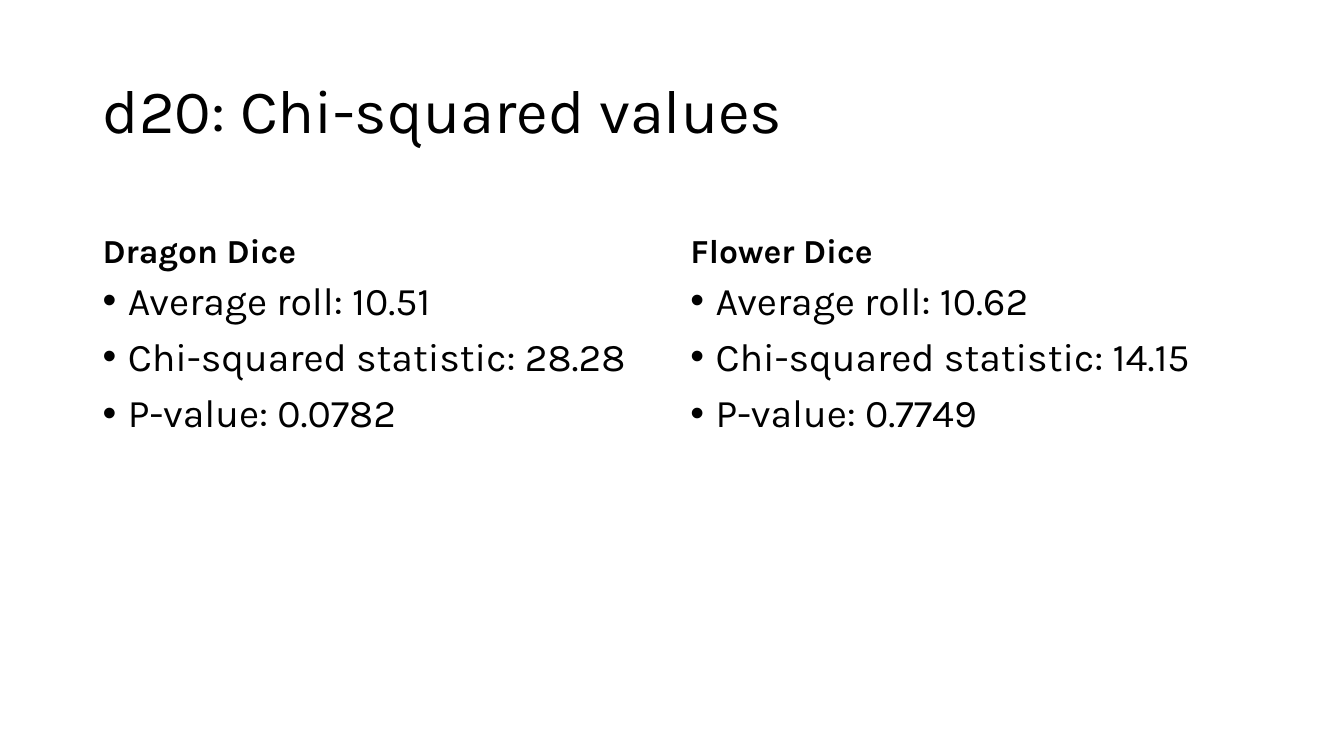
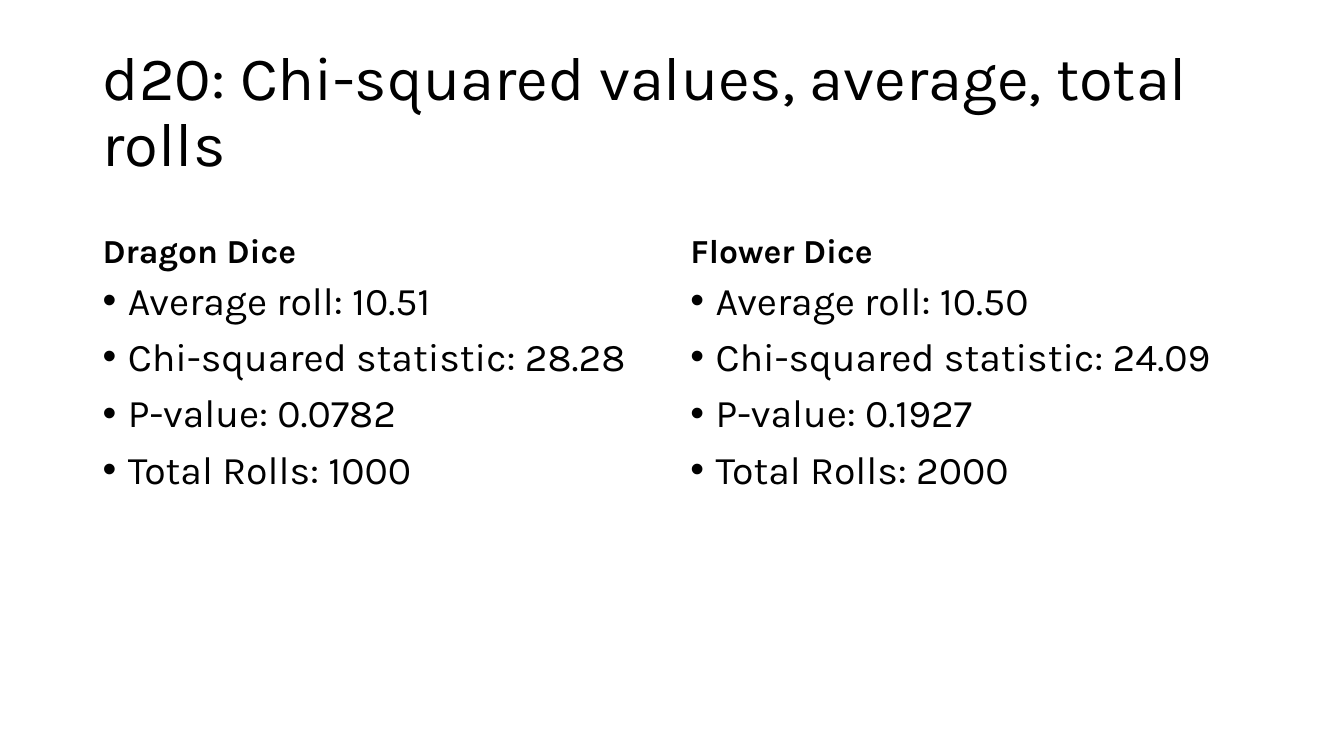
Before and after one commit to JJTB100/DiceRolls, a slide deck: slide 1 of d20.pptx. Drawn at 1344x756 pixels with LibreOffice and Linux fonts; fonts in the diff are those of the drawing. Boxes give left, top, right and bottom in pixels: in the first picture for what was removed or moved away, otherwise in the second. Text is boxed around its words. In the diff, an @@ line names an element or a change of style, - is before the commit and + after.

```diff
--- a/d20.pptx
+++ b/d20.pptx
@@ title at (103,57,1187,167): text changed @@
-d20: Chi-squared values
+d20: Chi-squared values, average, total rolls
@@ text at (716,288,1211,485): text changed @@
-• Average roll: 10.62
-• Chi-squared statistic: 14.15
-• P-value: 0.7749
+• Average roll: 10.50
+• Chi-squared statistic: 24.09
+• P-value: 0.1927
+• Total Rolls: 2000
@@ text at (128,457,411,485): paragraph added @@
+• Total Rolls: 1000
```
Also in this commit, not shown: 2 other slides changed, 5 other files.
